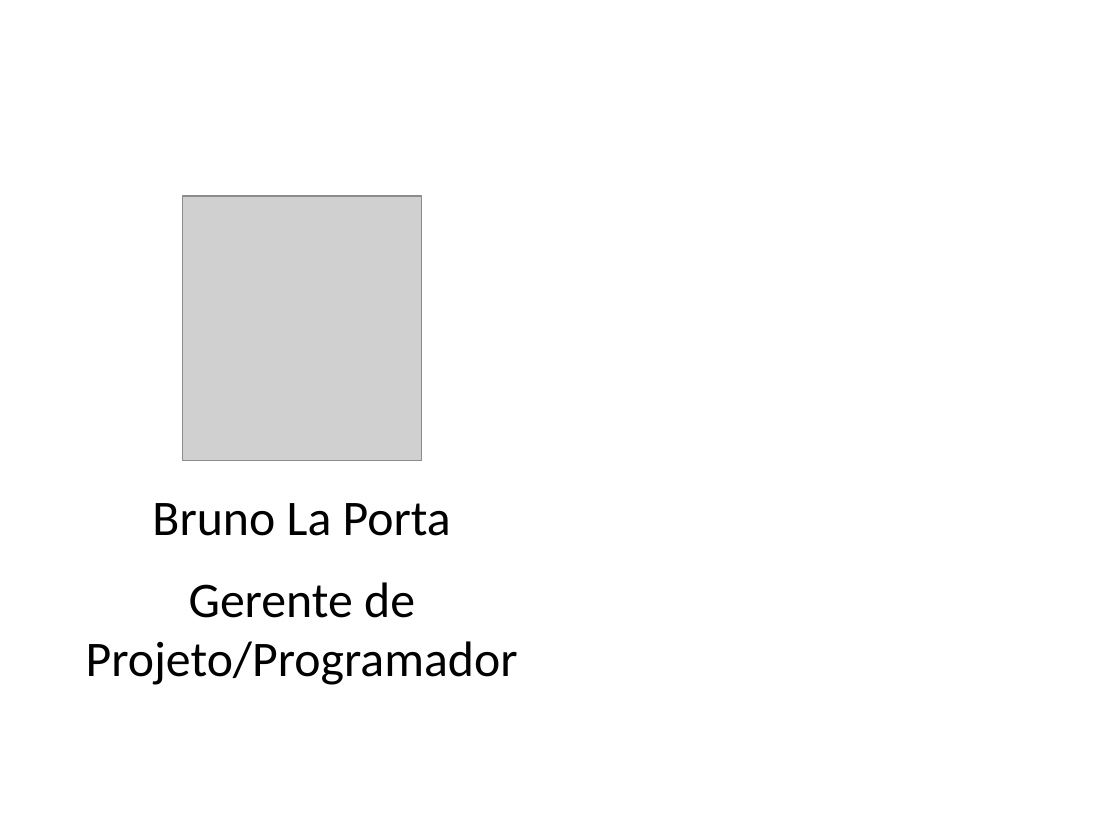
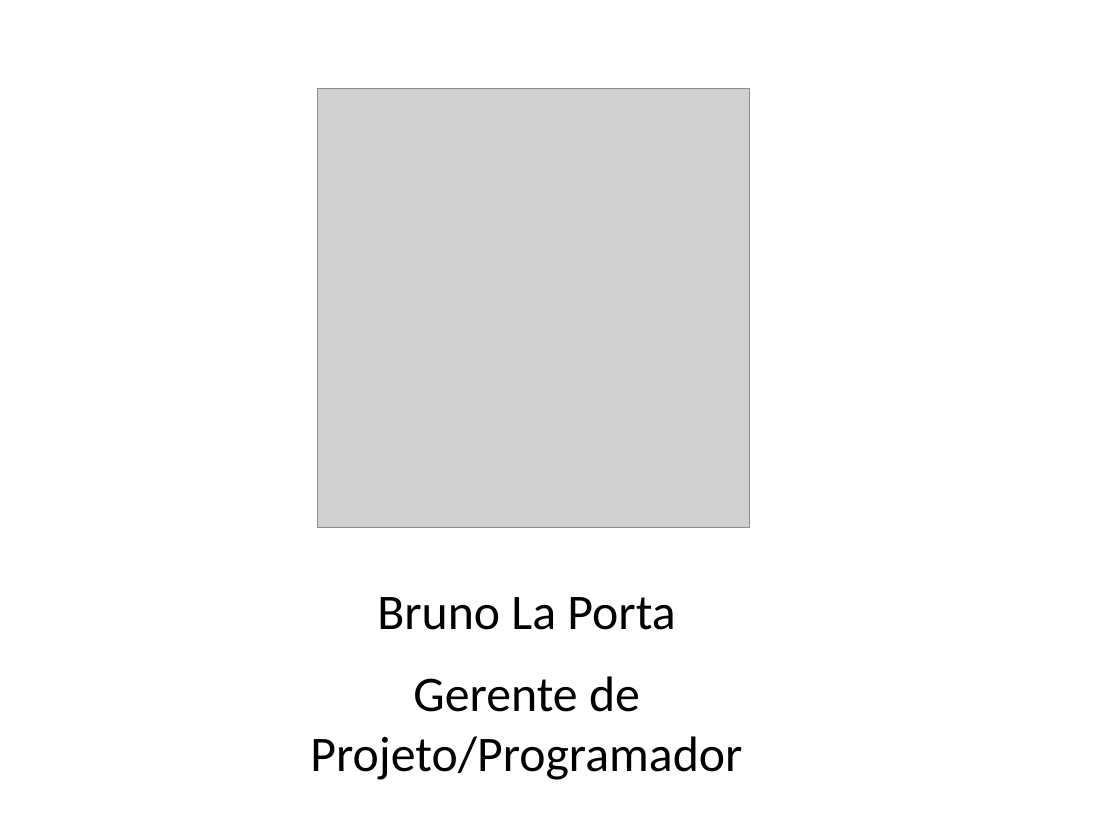
Before and after one commit to mauriciocarvalho51/educa-bingo, a slide deck: slide 2 of documentos/Educabingo_apresentacao.odp. Drawn at 1120x840 pixels with LibreOffice and Linux fonts; fonts in the diff are those of the drawing; grey boxes stand for pictures. Boxes give left, top, right and bottom in pixels: in the first picture for what was removed or moved away, otherwise in the second. Text is boxed around its words. In the diff, an @@ line names an element or a change of style, - is before the commit and + after.

```diff
--- a/documentos/Educabingo_apresentacao.odp
+++ b/documentos/Educabingo_apresentacao.odp
@@ picture: place and size @@
-picture at (183, 196, 421, 460)
+picture at (317, 88, 749, 528)
@@ text "Bruno La Porta": place and size @@
-text "Bruno La Porta" at (86, 503, 518, 685)
+text "Bruno La Porta" at (310, 597, 742, 780)
```
Also in this commit, not shown: 3 other files.
